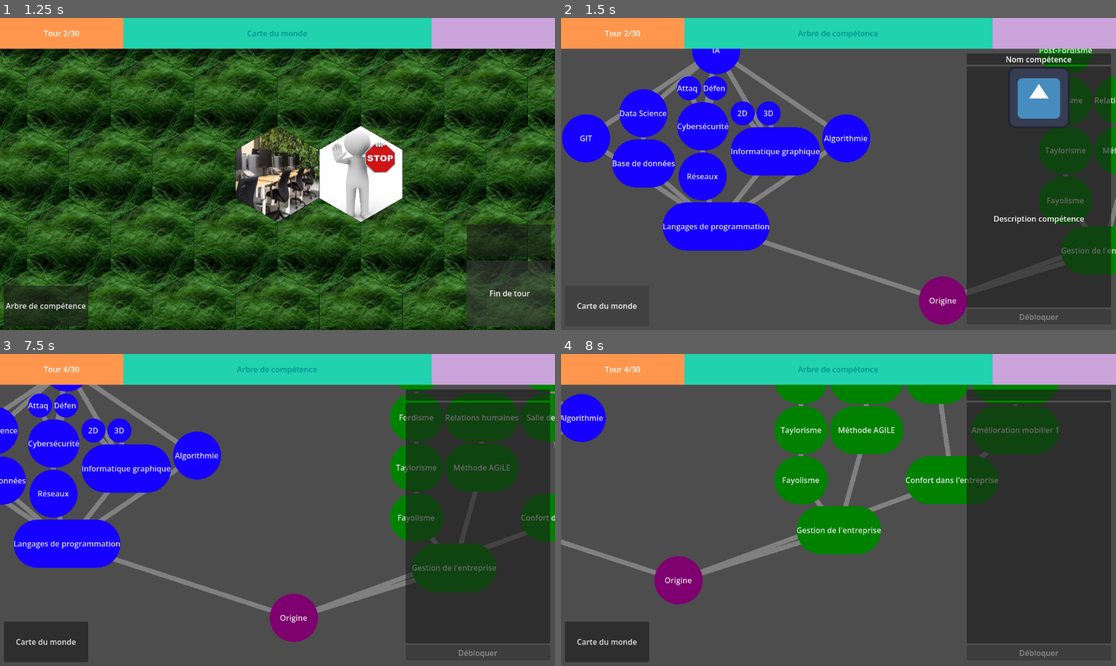
Above: before the commit, frames 1-4 (two rows, left to right).
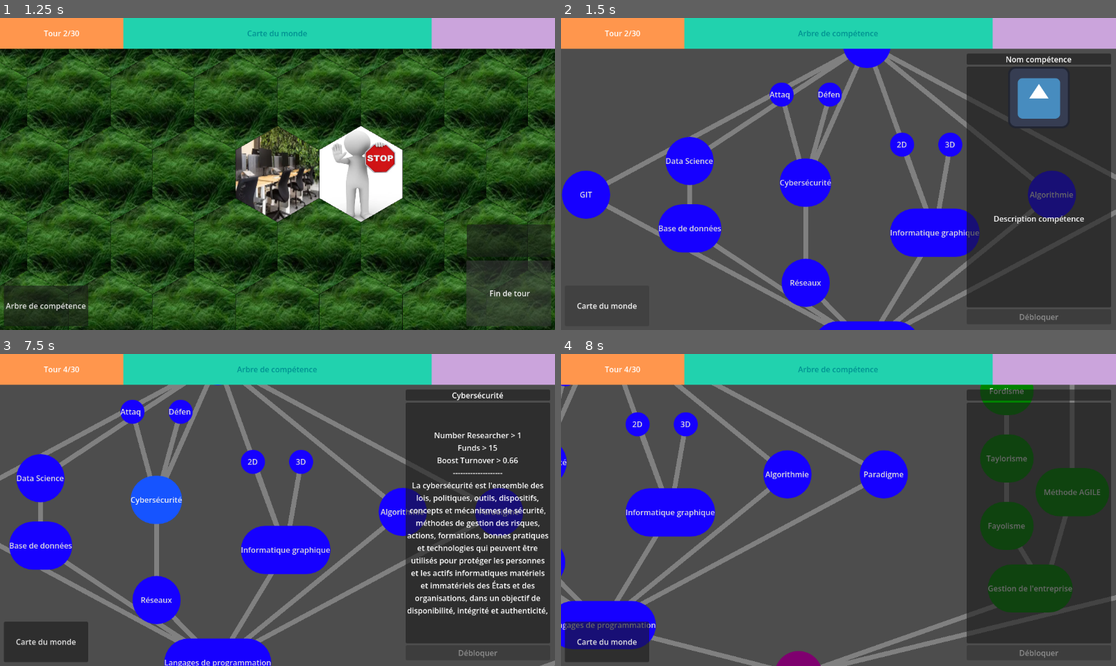
Above: after the commit, the same moments.

Repository: Shoshore/M2-Projet_Jeux_Serieux
Game: Godot game, scene res://Scenes/tile_map.tscn
Two runs of this game, one before a commit and one after it. Both use one fixed random seed, a clock stepped at 60 frames per second and the inputs below. The engine's default icon, where the game draws it, is replaced by a stand-in: a white triangle on a blue panel in a dark square.
Inputs (mouse positions are in pixels of both pictures, inside the frame that each line leads up to):
- Up to frame 1 (1.25 s): click "Fin de tour" at 0.5 s
- Up to frame 2 (1.5 s): click "Arbre de compétence" at 1.25 s
- Up to frame 3 (7.5 s): tap Enter at 2, 6.5 s; move the mouse to (249, 572) at 2.02 s; click (249, 572) at 2.17 s; click "Fin de tour" at 2.75 s; click "Arbre de compétence" at 3.5 s; tap Space at 4.25, 7.25 s; drag from (444, 556) to (249, 572) at 4.27 s; click "Fin de tour" at 5 s; click "Arbre de compétence" at 5.75 s; move the mouse to (111, 463) at 6.52 s; click (111, 463) at 6.67 s; drag from (305, 510) to (38, 453) at 7.27 s
- Up to frame 4 (8 s): no input

Frame 1 is identical in both runs. In frame 2, 31% of the frame differs, in the area x 0-100%, y 9-100%; in frame 3, 36%; in frame 4, 31%.

Commit message:
update some Skills descriptions

Diff:
--- a/Scenes/skillTree.tscn
+++ b/Scenes/skillTree.tscn
@@ -18,6 +18,7 @@
 [ext_resource type="Resource" uid="uid://cphpksq2deqqc" path="res://data/algo.tres" id="13_6b3hv"]
 [ext_resource type="AudioStream" uid="uid://8ien5eum4754" path="res://Audio/unlock_sound.mp3" id="13_x83wx"]
 [ext_resource type="Resource" uid="uid://dr2inym886ca6" path="res://data/langages_prog.tres" id="14_nq0pk"]
+[ext_resource type="Resource" uid="uid://c8ovtgymqctlo" path="res://data/paradigme.tres" id="15_14dii"]
 [ext_resource type="Resource" uid="uid://db58cau5feyw1" path="res://data/post_fordism.tres" id="15_r2wu6"]
 [ext_resource type="Resource" uid="uid://w8nmrn6j81o1" path="res://data/fordism.tres" id="16_ysboq"]
 [ext_resource type="Resource" uid="uid://kvpm7kewouyc" path="res://data/taylorism.tres" id="17_x8tvb"]
@@ -160,7 +161,7 @@
 [node name="Skills" type="HBoxContainer" parent="SkillTree/VBoxContainer" unique_id=1441648149]
 layout_mode = 2
 offset_transform_position = Vector2(300, 0)
-theme_override_constants/separation = 350
+theme_override_constants/separation = 150
 alignment = 1
 
 [node name="TECH" type="HBoxContainer" parent="SkillTree/VBoxContainer/Skills" unique_id=1959672238]
@@ -169,6 +170,7 @@
 
 [node name="VBoxContainer" type="VBoxContainer" parent="SkillTree/VBoxContainer/Skills/TECH" unique_id=753146356]
 layout_mode = 2
+theme_override_constants/separation = 30
 
 [node name="TechAI" type="HBoxContainer" parent="SkillTree/VBoxContainer/Skills/TECH/VBoxContainer" unique_id=191946097]
 layout_mode = 2
@@ -191,9 +193,11 @@
 
 [node name="TechSkills" type="HBoxContainer" parent="SkillTree/VBoxContainer/Skills/TECH/VBoxContainer" unique_id=448098957]
 layout_mode = 2
+theme_override_constants/separation = 100
 
 [node name="Git" type="VBoxContainer" parent="SkillTree/VBoxContainer/Skills/TECH/VBoxContainer/TechSkills" unique_id=1830961064]
 layout_mode = 2
+theme_override_constants/separation = 108
 alignment = 1
 
 [node name="Git" type="Button" parent="SkillTree/VBoxContainer/Skills/TECH/VBoxContainer/TechSkills/Git" unique_id=1608835440]
@@ -213,6 +217,8 @@
 
 [node name="DataBase" type="VBoxContainer" parent="SkillTree/VBoxContainer/Skills/TECH/VBoxContainer/TechSkills" unique_id=1333838989]
 layout_mode = 2
+offset_transform_enabled = true
+theme_override_constants/separation = 40
 alignment = 1
 
 [node name="DataScience" type="Button" parent="SkillTree/VBoxContainer/Skills/TECH/VBoxContainer/TechSkills/DataBase" unique_id=101437673]
@@ -247,10 +253,12 @@
 
 [node name="Reseau" type="VBoxContainer" parent="SkillTree/VBoxContainer/Skills/TECH/VBoxContainer/TechSkills" unique_id=1241277127]
 layout_mode = 2
+theme_override_constants/separation = 108
 alignment = 1
 
 [node name="CyberChoice" type="HBoxContainer" parent="SkillTree/VBoxContainer/Skills/TECH/VBoxContainer/TechSkills/Reseau" unique_id=167497165]
 layout_mode = 2
+theme_override_constants/separation = 50
 
 [node name="Attaque" type="Button" parent="SkillTree/VBoxContainer/Skills/TECH/VBoxContainer/TechSkills/Reseau/CyberChoice" unique_id=855659936]
 custom_minimum_size = Vector2(50, 50)
@@ -316,10 +324,12 @@
 
 [node name="InfoGraphic" type="VBoxContainer" parent="SkillTree/VBoxContainer/Skills/TECH/VBoxContainer/TechSkills" unique_id=252333139]
 layout_mode = 2
+theme_override_constants/separation = 108
 alignment = 1
 
 [node name="InfoChoice" type="HBoxContainer" parent="SkillTree/VBoxContainer/Skills/TECH/VBoxContainer/TechSkills/InfoGraphic" unique_id=1491828208]
 layout_mode = 2
+theme_override_constants/separation = 50
 
 [node name="2D" type="Button" parent="SkillTree/VBoxContainer/Skills/TECH/VBoxContainer/TechSkills/InfoGraphic/InfoChoice" unique_id=1998365049]
 custom_minimum_size = Vector2(50, 50)
@@ -370,6 +380,7 @@
 
 [node name="Algo" type="VBoxContainer" parent="SkillTree/VBoxContainer/Skills/TECH/VBoxContainer/TechSkills" unique_id=2055958912]
 layout_mode = 2
+theme_override_constants/separation = 108
 alignment = 1
 
 [node name="Algorithmie" type="Button" parent="SkillTree/VBoxContainer/Skills/TECH/VBoxContainer/TechSkills/Algo" unique_id=35660711]
@@ -387,6 +398,25 @@
 script = ExtResource("2_rqqkb")
 skill = ExtResource("13_6b3hv")
 
+[node name="Paradigme" type="VBoxContainer" parent="SkillTree/VBoxContainer/Skills/TECH/VBoxContainer/TechSkills" unique_id=1800540302]
+layout_mode = 2
+alignment = 1
+
+[node name="Paradigme" type="Button" parent="SkillTree/VBoxContainer/Skills/TECH/VBoxContainer/TechSkills/Paradigme" unique_id=238190118]
+custom_minimum_size = Vector2(100, 100)
+layout_mode = 2
+size_flags_horizontal = 4
+size_flags_vertical = 4
+theme_override_styles/normal = SubResource("StyleBoxFlat_r1ajo")
+theme_override_styles/pressed = SubResource("StyleBoxFlat_qxnit")
+theme_override_styles/hover = SubResource("StyleBoxFlat_xmcul")
+theme_override_styles/disabled = SubResource("StyleBoxFlat_45mv8")
+toggle_mode = true
+button_group = SubResource("ButtonGroup_yt575")
+text = "Tech"
+script = ExtResource("2_rqqkb")
+skill = ExtResource("15_14dii")
+
 [node name="TechOrigin" type="HBoxContainer" parent="SkillTree/VBoxContainer/Skills/TECH/VBoxContainer" unique_id=1612511309]
 layout_mode = 2
 alignment = 1
@@ -408,11 +438,12 @@
 
 [node name="HUMAN" type="HBoxContainer" parent="SkillTree/VBoxContainer/Skills" unique_id=1076610810]
 layout_mode = 2
+theme_override_constants/separation = 50
 alignment = 1
 
 [node name="CompanyManagment" type="VBoxContainer" parent="SkillTree/VBoxContainer/Skills/HUMAN" unique_id=10104715]
 layout_mode = 2
-alignment = 1
+theme_override_constants/separation = 30
 
 [node name="CompagyManagmentSkills" type="HBoxContainer" parent="SkillTree/VBoxContainer/Skills/HUMAN/CompanyManagment" unique_id=1359952800]
 layout_mode = 2
@@ -420,6 +451,7 @@
 
 [node name="CompanyOrganisation" type="VBoxContainer" parent="SkillTree/VBoxContainer/Skills/HUMAN/CompanyManagment/CompagyManagmentSkills" unique_id=1186260641]
 layout_mode = 2
+theme_override_constants/separation = 40
 alignment = 1
 
 [node name="Post-Fordisme" type="Button" parent="SkillTree/VBoxContainer/Skills/HUMAN/CompanyManagment/CompagyManagmentSkills/CompanyOrganisation" unique_id=2048838530]
@@ -476,6 +508,7 @@
 
 [node name="CompanyHumanRelations" type="VBoxContainer" parent="SkillTree/VBoxContainer/Skills/HUMAN/CompanyManagment/CompagyManagmentSkills" unique_id=1973732715]
 layout_mode = 2
+theme_override_constants/separation = 180
 alignment = 1
 
 [node name="HumanRelations" type="Button" parent="SkillTree/VBoxContainer/Skills/HUMAN/CompanyManagment/CompagyManagmentSkills/CompanyHumanRelations" unique_id=824675377]
@@ -511,6 +544,8 @@
 [node name="CompanyManagment" type="Button" parent="SkillTree/VBoxContainer/Skills/HUMAN/CompanyManagment/CompanyManagmentOrigin" unique_id=1729518424]
 custom_minimum_size = Vector2(100, 100)
 layout_mode = 2
+offset_transform_enabled = true
+offset_transform_position = Vector2(-30, 0)
 theme_override_styles/normal = SubResource("StyleBoxFlat_mh3e1")
 theme_override_styles/pressed = SubResource("StyleBoxFlat_yt575")
 theme_override_styles/hover = SubResource("StyleBoxFlat_glgvs")
@@ -523,12 +558,17 @@
 
 [node name="CompanyConfort" type="VBoxContainer" parent="SkillTree/VBoxContainer/Skills/HUMAN" unique_id=1017072983]
 layout_mode = 2
+theme_override_constants/separation = 50
+alignment = 1
 
 [node name="CompanyConfortSkills" type="HBoxContainer" parent="SkillTree/VBoxContainer/Skills/HUMAN/CompanyConfort" unique_id=2026971301]
 layout_mode = 2
+theme_override_constants/separation = 30
 
 [node name="HumanConfort" type="VBoxContainer" parent="SkillTree/VBoxContainer/Skills/HUMAN/CompanyConfort/CompanyConfortSkills" unique_id=559886362]
 layout_mode = 2
+theme_override_constants/separation = 30
+alignment = 1
 
 [node name="TicketResto" type="Button" parent="SkillTree/VBoxContainer/Skills/HUMAN/CompanyConfort/CompanyConfortSkills/HumanConfort" unique_id=1685882015]
 custom_minimum_size = Vector2(100, 100)
@@ -558,6 +598,8 @@
 
 [node name="Stuff" type="VBoxContainer" parent="SkillTree/VBoxContainer/Skills/HUMAN/CompanyConfort/CompanyConfortSkills" unique_id=2034853632]
 layout_mode = 2
+theme_override_constants/separation = 30
+alignment = 1
 
 [node name="Stuff3" type="Button" parent="SkillTree/VBoxContainer/Skills/HUMAN/CompanyConfort/CompanyConfortSkills/Stuff" unique_id=2007245085]
 custom_minimum_size = Vector2(100, 100)
@@ -600,6 +642,7 @@
 
 [node name="CompanyConfortOrigin" type="HBoxContainer" parent="SkillTree/VBoxContainer/Skills/HUMAN/CompanyConfort" unique_id=479747809]
 layout_mode = 2
+alignment = 1
 
 [node name="ConfortInCompany" type="Button" parent="SkillTree/VBoxContainer/Skills/HUMAN/CompanyConfort/CompanyConfortOrigin" unique_id=1817108422]
 custom_minimum_size = Vector2(100, 100)
--- a/data/cyber_attack.tres
+++ b/data/cyber_attack.tres
@@ -7,13 +7,20 @@
 
 [sub_resource type="Resource" id="Resource_iild1"]
 script = ExtResource("1_6om8g")
+number_researcher = 1
+funds = 1
+boost_turnover = 0.01
 metadata/_custom_type_script = "uid://bgkpiothrwkdf"
 
 [resource]
 script = ExtResource("2_3isgg")
 id = "cyber_attack"
 name = "Attaque"
-description = "Améliore les attaques de votre entreprise."
+description = "Une cyberattaque est un acte offensif envers un dispositif informatique à travers un réseau cybernétique. Une cyberattaque peut émaner de personnes isolées ou d'un groupe de pirates informatiques, éventuellement étatique.
+
+Une cyberattaque est presque systématiquement malveillante, mais peut s'inscrire dans une approche éthique, lorsqu'elle a pour seul but de mettre en évidence une faille de sécurité.
+
+Améliore les attaques de votre entreprise."
 requierment = Array[ExtResource("2_3isgg")]([ExtResource("3_3isgg")])
 conditions = SubResource("Resource_iild1")
 metadata/_custom_type_script = "uid://jfrest3lsltq"
--- a/data/cyber_defense.tres
+++ b/data/cyber_defense.tres
@@ -7,13 +7,18 @@
 
 [sub_resource type="Resource" id="Resource_ww3np"]
 script = ExtResource("1_6amis")
+number_researcher = 1
+funds = 1
+boost_turnover = 0.02
 metadata/_custom_type_script = "uid://bgkpiothrwkdf"
 
 [resource]
 script = ExtResource("2_2yh0k")
 id = "cyber_defense"
 name = "Défense"
-description = "Améliore la défense de votre entreprise."
+description = "La cyberdéfense regroupe l'ensemble des moyens physiques et virtuels mis en place par un pays dans le cadre de la guerre informatique menée dans le cyberespace. Selon le ministère des Armées français, elle est « l’ensemble des mesures techniques et non techniques permettant à un État de défendre dans le cyberespace les systèmes d’informations jugés essentiels » et comme « l’ensemble des activités qu’il conduit afin d’intervenir militairement ou non dans le cyberespace pour garantir l’efficacité de l’action des forces armées, la réalisation des missions confiées et le bon fonctionnement du ministère ».
+
+Améliore la défense de votre entreprise."
 requierment = Array[ExtResource("2_2yh0k")]([ExtResource("3_2yh0k")])
 conditions = SubResource("Resource_ww3np")
 metadata/_custom_type_script = "uid://jfrest3lsltq"
--- a/data/cybersecurity.tres
+++ b/data/cybersecurity.tres
@@ -7,13 +7,16 @@
 
 [sub_resource type="Resource" id="Resource_446qw"]
 script = ExtResource("1_a7dnq")
+number_researcher = 1
+funds = 15
+boost_turnover = 0.66
 metadata/_custom_type_script = "uid://bgkpiothrwkdf"
 
 [resource]
 script = ExtResource("2_3ubqu")
 id = "cybersecurity"
 name = "Cybersécurité"
-description = "Surveiller en permanence les attaques et tester ses propres défenses"
+description = "La cybersécurité est l'ensemble des lois, politiques, outils, dispositifs, concepts et mécanismes de sécurité, méthodes de gestion des risques, actions, formations, bonnes pratiques et technologies qui peuvent être utilisés pour protéger les personnes et les actifs informatiques matériels et immatériels des États et des organisations, dans un objectif de disponibilité, intégrité et authenticité, confidentialité, preuve et non-répudiation."
 requierment = Array[ExtResource("2_3ubqu")]([ExtResource("3_3ubqu")])
 conditions = SubResource("Resource_446qw")
 metadata/_custom_type_script = "uid://jfrest3lsltq"
--- a/data/data_science.tres
+++ b/data/data_science.tres
@@ -7,15 +7,20 @@
 
 [sub_resource type="Resource" id="Resource_m8owj"]
 script = ExtResource("1_wofmb")
+number_researcher = 1
+funds = 1
+boost_turnover = 0.21
 metadata/_custom_type_script = "uid://bgkpiothrwkdf"
 
 [resource]
 script = ExtResource("2_56ouo")
 id = "data_science"
 name = "Data Science"
-description = "Étudier les données pour prendre de meilleures décisions.
+description = "La science des données est un domaine interdisciplinaire qui utilise les statistiques, le calcul scientifique, les méthodes scientifiques, les algorithmes et les systèmes informatiques automatisés pour extraire et extrapoler des connaissances à partir de grandes quantités de données brutes, structurées ou non.
 
-On comprend mieux ses clients et on repère les tendances."
+Étudier ces données permet de prendre de meilleures décisions.
+
+On comprend donc mieux ses clients et on repère mieux les tendances."
 requierment = Array[ExtResource("2_56ouo")]([ExtResource("3_56ouo")])
 conditions = SubResource("Resource_m8owj")
 metadata/_custom_type_script = "uid://jfrest3lsltq"
--- a/data/database.tres
+++ b/data/database.tres
@@ -7,13 +7,18 @@
 
 [sub_resource type="Resource" id="Resource_jy63w"]
 script = ExtResource("1_76mw0")
+number_researcher = 1
+funds = 1
+boost_turnover = 0.36
 metadata/_custom_type_script = "uid://bgkpiothrwkdf"
 
 [resource]
 script = ExtResource("2_gxtdu")
 id = "database"
 name = "Base de données"
-description = "Un endroit organisé où l'on range les informations (clients, commandes, comptes…)."
+description = "Une base de données est une collection organisée d'objets structurés tels que des nombres, des textes, des dates, des images, et généralement des objets structurés etc., pouvant être traités par des moyens informatiques pour produire une information ; par exemple, des chiffres et des noms assemblés et triés pour former un annuaire. Les traitements sont des combinaisons de recherches, de choix, de tris, de regroupements, de concaténations, etc.
+
+Cette technologie va permettre à l'entreprise de sauvegarder et de transmettre de l'informations beaucoup plus facilement, car tous les employés y ont accés, et donc d'augmenter la fluidité du travail."
 requierment = Array[ExtResource("2_gxtdu")]([ExtResource("3_gxtdu")])
 conditions = SubResource("Resource_jy63w")
 metadata/_custom_type_script = "uid://jfrest3lsltq"
--- a/data/git.tres
+++ b/data/git.tres
@@ -8,13 +8,18 @@
 
 [sub_resource type="Resource" id="Resource_r2wu6"]
 script = ExtResource("1_fksqo")
+number_researcher = 1
+funds = 1
+boost_turnover = 0.67
 metadata/_custom_type_script = "uid://bgkpiothrwkdf"
 
 [resource]
 script = ExtResource("2_vpad0")
 id = "git"
 name = "GIT"
-description = "Git, GitHub, GitLab"
+description = "Git est un logiciel de gestion de versions décentralisé. C'est un logiciel libre et gratuit, créé en 2005 par Linus Torvalds, auteur du noyau Linux, et distribué selon les termes de la licence publique générale GNU version 2.
+
+Ce logiciel permettra a vos employés de travailler plus efficacement sur un même projet, et par conséquent, pourvoir travailler sur plus de projet dans l'année."
 icone = ExtResource("3_arv51")
 cout = 2
 requierment = Array[ExtResource("2_vpad0")]([ExtResource("3_vpad0")])
--- a/data/ia.tres
+++ b/data/ia.tres
@@ -8,6 +8,7 @@
 [ext_resource type="Resource" uid="uid://cxgj4ihsfx0hc" path="res://data/cybersecurity.tres" id="5_xf5f8"]
 [ext_resource type="Resource" uid="uid://dy386mterott5" path="res://data/info_graphics.tres" id="6_b28c2"]
 [ext_resource type="Resource" uid="uid://cphpksq2deqqc" path="res://data/algo.tres" id="7_0j5i7"]
+[ext_resource type="Resource" uid="uid://c8ovtgymqctlo" path="res://data/paradigme.tres" id="9_xf5f8"]
 
 [sub_resource type="Resource" id="Resource_6b3hv"]
 script = ExtResource("1_2b6wj")
@@ -20,6 +21,6 @@
 description = "Gain de productivité énorme
 
 Baisse du moral des employés"
-requierment = Array[ExtResource("2_wl1ri")]([ExtResource("3_myx1x"), ExtResource("4_2b6wj"), ExtResource("5_xf5f8"), ExtResource("6_b28c2"), ExtResource("7_0j5i7")])
+requierment = Array[ExtResource("2_wl1ri")]([ExtResource("3_myx1x"), ExtResource("4_2b6wj"), ExtResource("5_xf5f8"), ExtResource("6_b28c2"), ExtResource("7_0j5i7"), ExtResource("9_xf5f8")])
 conditions = SubResource("Resource_6b3hv")
 metadata/_custom_type_script = "uid://jfrest3lsltq"
--- a/data/info_graphics.tres
+++ b/data/info_graphics.tres
@@ -7,13 +7,18 @@
 
 [sub_resource type="Resource" id="Resource_an2ig"]
 script = ExtResource("1_lcoy4")
+number_researcher = 1
+funds = 1
+boost_turnover = 0.55
 metadata/_custom_type_script = "uid://bgkpiothrwkdf"
 
 [resource]
 script = ExtResource("2_ss6r0")
 id = "info_graphics"
 name = "Informatique graphique"
-description = "L’informatique graphique est un domaine en co …(402 unchanged characters)… ux vidéo et les environnements virtuels."
+description = "L’informatique graphique est un domaine en co …(402 unchanged characters)… ux vidéo et les environnements virtuels.
+
+L'entreprise créer désormais des logiciels avec de bien meilleurs interfaces utilisateurs et environnement graphiques."
 requierment = Array[ExtResource("2_ss6r0")]([ExtResource("3_ss6r0")])
 conditions = SubResource("Resource_an2ig")
 metadata/_custom_type_script = "uid://jfrest3lsltq"
--- a/data/langages_prog.tres
+++ b/data/langages_prog.tres
@@ -7,16 +7,27 @@
 
 [sub_resource type="Resource" id="Resource_it2oe"]
 script = ExtResource("1_8r1cr")
+number_researcher = 1
+funds = 1
+boost_turnover = 0.64
 metadata/_custom_type_script = "uid://bgkpiothrwkdf"
+
+[sub_resource type="Resource" id="Resource_8r1cr"]
+script = ExtResource("1_b21a1")
+variable_name = &"_boost_turnover"
+value = 0.64
+metadata/_custom_type_script = "uid://dqls804r0bhd7"
 
 [resource]
 script = ExtResource("2_ffrip")
 id = "langages_prog"
 name = "Langages de programmation"
-description = "- Impératif / Procédural : Le programme décrit une suite d'instructions étape par étape pour modifier l'état des données (C, Python, JavaScript).
-- Orienté Objet (POO) : Le code est organisé autour d'« objets » qui combinent données et actions (C#, C++, Java)
-- Fonctionnel : Le programme repose sur l'évaluation de fonctions mathématiques pures, sans modifier d'états partagés (OCaml)
-- Logique : Fondé sur des faits, des règles et des inférences (Prolog)"
+description = "Un langage de programmation est construit à partir d'une grammaire formelle, qui inclut des symboles et des règles syntaxiques, auxquels sont associées des règles sémantiques.
+
+Ces éléments sont plus ou moins complexes selon la capacité du langage.
+
+Ce sont ces éléments qui permettent de communiquer clairement avec la machine."
 requierment = Array[ExtResource("2_ffrip")]([ExtResource("3_ffrip")])
+effects = Array[ExtResource("1_b21a1")]([SubResource("Resource_8r1cr")])
 conditions = SubResource("Resource_it2oe")
 metadata/_custom_type_script = "uid://jfrest3lsltq"
--- a/data/origin.tres
+++ b/data/origin.tres
@@ -6,7 +6,7 @@
 
 [sub_resource type="Resource" id="Resource_1t56v"]
 script = ExtResource("1_on7l8")
-funds = 150
+funds = 50
 metadata/_custom_type_script = "uid://bgkpiothrwkdf"
 
 [sub_resource type="Resource" id="Resource_br8ie"]
--- /dev/null
+++ b/data/paradigme.tres
@@ -0,0 +1,19 @@
+[gd_resource type="Resource" script_class="Skill" format=3 uid="uid://c8ovtgymqctlo"]
+
+[ext_resource type="Script" uid="uid://dqls804r0bhd7" path="res://scripts/skillTree/skillEffect.gd" id="1_7h0ta"]
+[ext_resource type="Script" uid="uid://bgkpiothrwkdf" path="res://scripts/skillTree/conditions.gd" id="1_ap0s8"]
+[ext_resource type="Script" uid="uid://jfrest3lsltq" path="res://scripts/skillTree/skill.gd" id="2_rujd6"]
+[ext_resource type="Resource" uid="uid://dr2inym886ca6" path="res://data/langages_prog.tres" id="4_ae50q"]
+
+[sub_resource type="Resource" id="Resource_ap0s8"]
+script = ExtResource("1_ap0s8")
+metadata/_custom_type_script = "uid://bgkpiothrwkdf"
+
+[resource]
+script = ExtResource("2_rujd6")
+id = "paradigme"
+name = "Paradigme"
+description = "La description là"
+requierment = Array[ExtResource("2_rujd6")]([ExtResource("4_ae50q")])
+conditions = SubResource("Resource_ap0s8")
+metadata/_custom_type_script = "uid://jfrest3lsltq"
--- a/data/reseaux.tres
+++ b/data/reseaux.tres
@@ -7,13 +7,20 @@
 
 [sub_resource type="Resource" id="Resource_b2058"]
 script = ExtResource("1_5v6yu")
+number_researcher = 1
+funds = 1
+boost_turnover = 0.79
 metadata/_custom_type_script = "uid://bgkpiothrwkdf"
 
 [resource]
 script = ExtResource("2_sdg5w")
 id = "reseaux"
 name = "Réseaux"
-description = "Améliore les communications"
+description = "Un réseau informatique relie plusieurs machines pour qu'elles échangent des données. On distingue le réseau local (LAN), qui couvre un bâtiment, du réseau étendu (WAN), qui relie des sites éloignés. Internet est le plus grand de tous.
+
+Cette technologie va permettre à vos employés de partager fichiers, imprimantes et connexion Internet, et de communiquer instantanément, même depuis des bureaux différents. Le travail circule ainsi beaucoup plus vite dans l'entreprise.
+
+Mais une entreprise connectée est aussi une entreprise exposée : il faudra penser à la protéger."
 requierment = Array[ExtResource("2_sdg5w")]([ExtResource("3_sdg5w")])
 conditions = SubResource("Resource_b2058")
 metadata/_custom_type_script = "uid://jfrest3lsltq"
--- a/data/skillTree.tres
+++ b/data/skillTree.tres
@@ -29,8 +29,9 @@
 [ext_resource type="Resource" uid="uid://blkht73d5bgkh" path="res://data/stuff_2.tres" id="27_hi7ky"]
 [ext_resource type="Resource" uid="uid://b0j4ikvd8k562" path="res://data/stuff_3.tres" id="28_ke6dd"]
 [ext_resource type="Resource" uid="uid://kvpm7kewouyc" path="res://data/taylorism.tres" id="29_5akyu"]
+[ext_resource type="Resource" uid="uid://c8ovtgymqctlo" path="res://data/paradigme.tres" id="30_gfh30"]
 
 [resource]
 script = ExtResource("1_rplw0")
-skills = Array[ExtResource("2_68cpy")]([ExtResource("3_68cpy …(606 unchanged characters)… rce("28_ke6dd"), ExtResource("29_5akyu")])
+skills = Array[ExtResource("2_68cpy")]([ExtResource("3_68cpy …(606 unchanged characters)… rce("28_ke6dd"), ExtResource("29_5akyu"), ExtResource("30_gfh30")])
 metadata/_custom_type_script = "uid://2kyoyl4n3mnd"
--- a/scripts/skillTree/conditions.gd
+++ b/scripts/skillTree/conditions.gd
@@ -5,7 +5,6 @@
 @export var number_researcher: int = -1
 @export var number_recruiter: int = -1
 @export var funds: int = -1
-@export var boost_turnover: int = -1
-@export var mood_gauge: int = -1
-@export var boost_mood: int = -1
-@export var mood_threshold: int = -1
+@export var boost_turnover: float = -1
+@export var mood_gauge: float = -1
+@export var boost_mood: float = -1
--- a/scripts/skillTree/skillTreeBehaviour.gd
+++ b/scripts/skillTree/skillTreeBehaviour.gd
@@ -76,9 +76,39 @@
 		return false
 	if company._boost_mood < s.conditions.boost_mood:
 		return false
-	if company._mood_threshold < s.conditions.mood_threshold:
-		return false
 	return true
+
+func display_conditions(s: Skill) -> String:
+	var text := ""
+	if s.conditions.number_developer > 0:
+		text += "Number Developer > "
+		text += str(s.conditions.number_developer)
+		text += "\n"
+	if s.conditions.number_researcher > 0:
+		text += "Number Researcher > "
+		text += str(s.conditions.number_researcher)
+		text += "\n"
+	if s.conditions.number_recruiter > 0:
+		text += "Number Recruiter > "
+		text += str(s.conditions.number_recruiter)
+		text += "\n"
+	if s.conditions.funds > 0:
+		text += "Funds > "
+		text += str(s.conditions.funds)
+		text += "\n"
+	if s.conditions.boost_turnover > 0:
+		text += "Boost Turnover > "
+		text += str(s.conditions.boost_turnover)
+		text += "\n"
+	if s.conditions.mood_gauge > 0:
+		text += "Mood gauge > "
+		text += str(s.conditions.mood_gauge)
+		text += "\n"
+	if s.conditions.boost_mood > 0:
+		text += "Boost mood > "
+		text += str(s.conditions.boost_mood)
+		text += "\n"
+	return text
 
 func can_unlock_skill(s: Skill) -> bool :
 	# Si la compétence est déjà débloqué on la débloque pas
@@ -117,7 +147,7 @@
 # Affichage de la compétence dans la fenetre
 func display_skill(skill: Skill) -> void:
 	skill_name.text = skill.name
-	skill_description.text = skill.description
+	skill_description.text = display_conditions(skill) + "--------------------\n" + skill.description
 	if skill.id in unlocked and is_conditions_filled(skill):
 		unlock_button.text = unlock_text
 	else:
@@ -171,7 +201,7 @@
 			if skill_tree.scale < Vector2(2,2):
 				skill_tree.scale += Vector2(ZOOM_VALUE,ZOOM_VALUE)
 		elif event.button_index == MOUSE_BUTTON_WHEEL_DOWN and event.pressed:
-			if skill_tree.scale > Vector2(0.5,0.5):
+			if skill_tree.scale > Vector2(0.4,0.4):
 				skill_tree.scale -= Vector2(ZOOM_VALUE,ZOOM_VALUE)
 	elif event is InputEventMouseMotion and is_dragging:
 		skill_tree.position += event.relative
